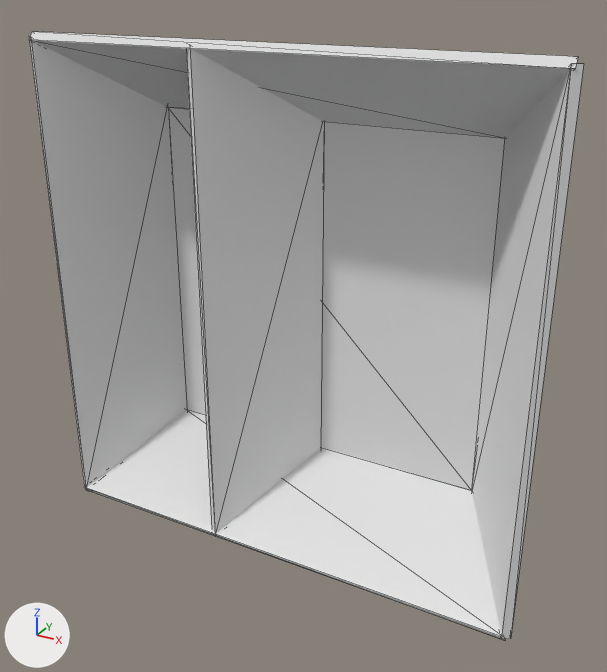
Two versions of the OBJ model elegantrl/envs/isaac_assets/urdf/tray/tray_textured2.obj, one commit apart.
Both versions are drawn from a 50 mm lens placed at (0.869, -1.663, 0.718), pointed at (0.028, -0.134, -0.046). Lighting does not change. The marker at lower left points along +X, +Y and +Z. Mesh edges are drawn as thin lines. Where no turn or scale is listed for an object, it has been applied to the vertices.

The scene before the commit, as lines of its bpy script (objects in view):
```python
ob_base_cube_004 = bpy.data.objects.new('base_Cube.004', me_base_cube_004)
ob_base_cube_004.location = (0.0, 0.0, 0.0)
ob_edge_1_cube_003 = bpy.data.objects.new('edge_1_Cube.003', me_edge_1_cube_003)
ob_edge_1_cube_003.location = (0.0, 0.0, 0.0)
ob_edge_2_cube = bpy.data.objects.new('edge_2_Cube', me_edge_2_cube)
ob_edge_2_cube.location = (0.0, 0.0, 0.0)
ob_edge_3_cube_002 = bpy.data.objects.new('edge_3_Cube.002', me_edge_3_cube_002)
ob_edge_3_cube_002.location = (0.0, 0.0, 0.0)
ob_edge_4_cube_001 = bpy.data.objects.new('edge_4_Cube.001', me_edge_4_cube_001)
ob_edge_4_cube_001.location = (0.0, 0.0, 0.0)
ob_edge_5_cube_005 = bpy.data.objects.new('edge_5_Cube.005', me_edge_5_cube_005)
ob_edge_5_cube_005.location = (0.0, 0.0, 0.0)
```
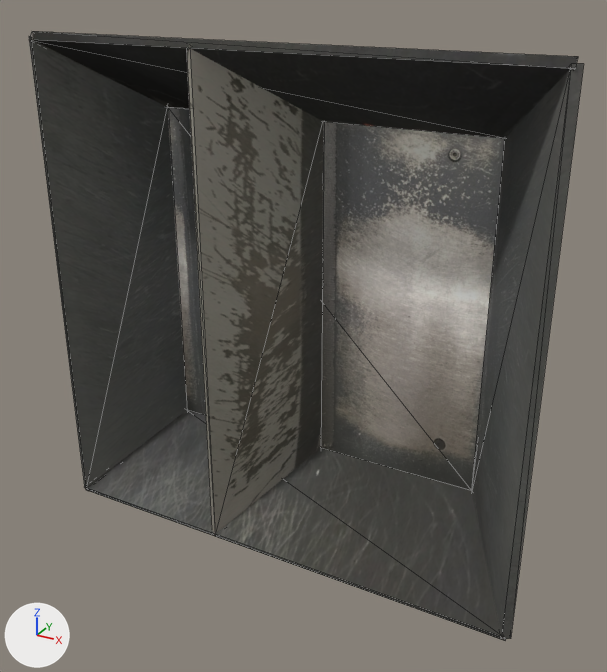
Pixel boxes [x1, y1, x2, y2] of what changed, in the pictures (607 x 672 px):
'base_Cube.004', surface changed
    both: [168, 107, 505, 491]
'edge_5_Cube.005', surface changed
    both: [186, 44, 324, 536]
'edge_4_Cube.001', surface changed (grey to black)
    both: [29, 36, 187, 490]
'edge_3_Cube.002', surface changed (white to grey)
    both: [84, 410, 505, 640]
'edge_1_Cube.003', surface changed (grey to black)
    both: [29, 31, 578, 138]
'edge_2_Cube', surface changed
    both: [472, 64, 584, 639]

What the commit changed:
Picture 'tray.jpg' (img_tray_jpg) is new.
In material 'None' (mat_none), base_color is no longer (0.8, 0.8, 0.8), white #e7e7e7.
In material 'None' (mat_none), texture is now set to img_tray_jpg.
